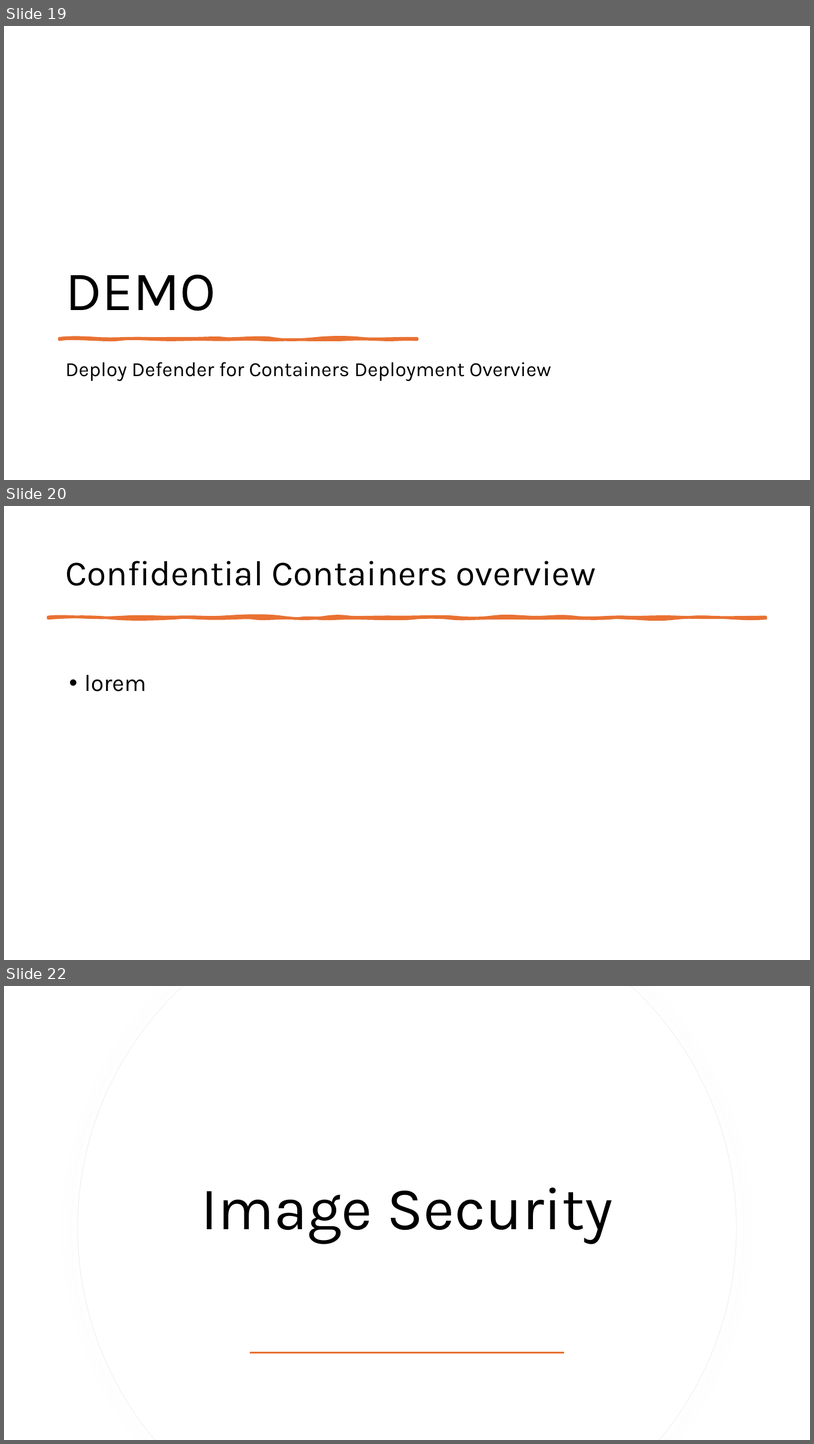
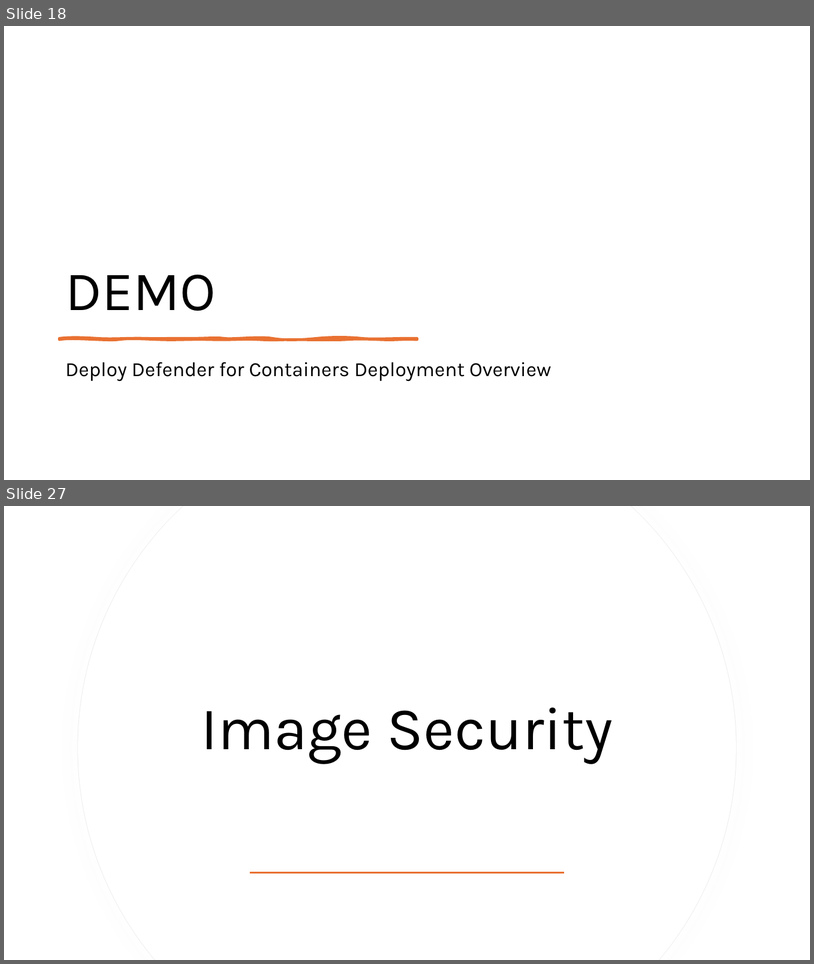
Before and after one commit to fhbilgen/AKSDeepDive, a slide deck: AKS_DD_Security.pptx. Shown one above the other, each under a label of ours: slides 19, 20 and 22 before the commit, slides 18 and 27 after it; the slides between them are not shown. The pictures are 814x1444 and 814x964 pixels, drawn with LibreOffice and Linux fonts; fonts in the diff are those of the drawing. Boxes give left, top, right and bottom in pixels: in the first picture for what was removed or moved away, otherwise in the second. Text is boxed around its words. In the diff, an @@ line names an element or a change of style, - is before the commit and + after.

```diff
--- a/AKS_DD_Security.pptx
+++ b/AKS_DD_Security.pptx
@@ slide 20 removed at <box>4,506,810,960</box>, background #FFFFFF @@
@@ title removed at <box>65,561,596,586</box> @@
-Confidential Containers overview
@@ freeform shape removed at <box>48,617,766,618</box> @@
@@ text removed at <box>84,675,146,691</box> @@
-• lorem
@@ what was slide 19 is now slide 18 @@
@@ what was slide 22 is now slide 27 @@
```
Also in this commit, not shown: 2 slides changed, 14 slides added, 2 other slides removed, 11 other files.
